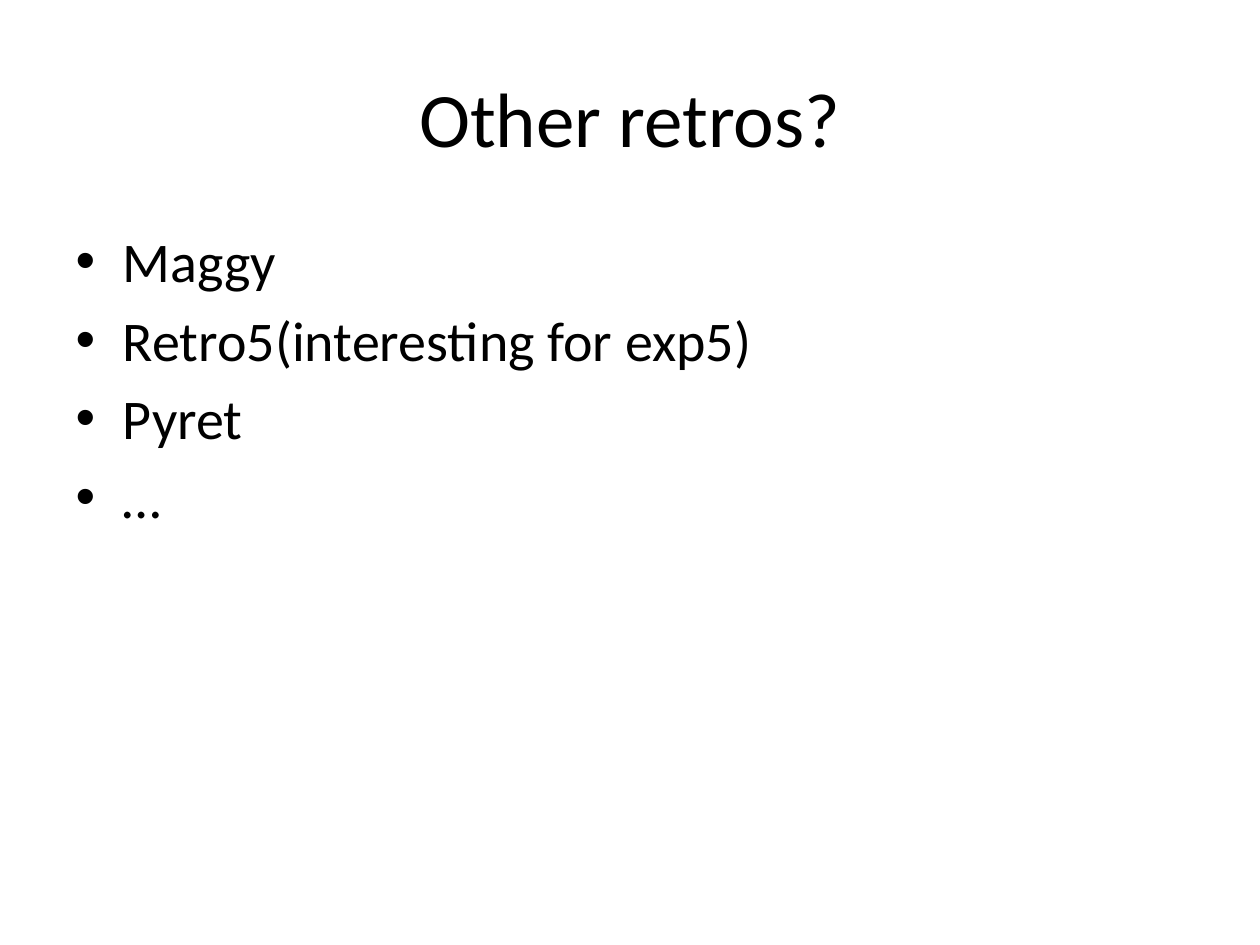
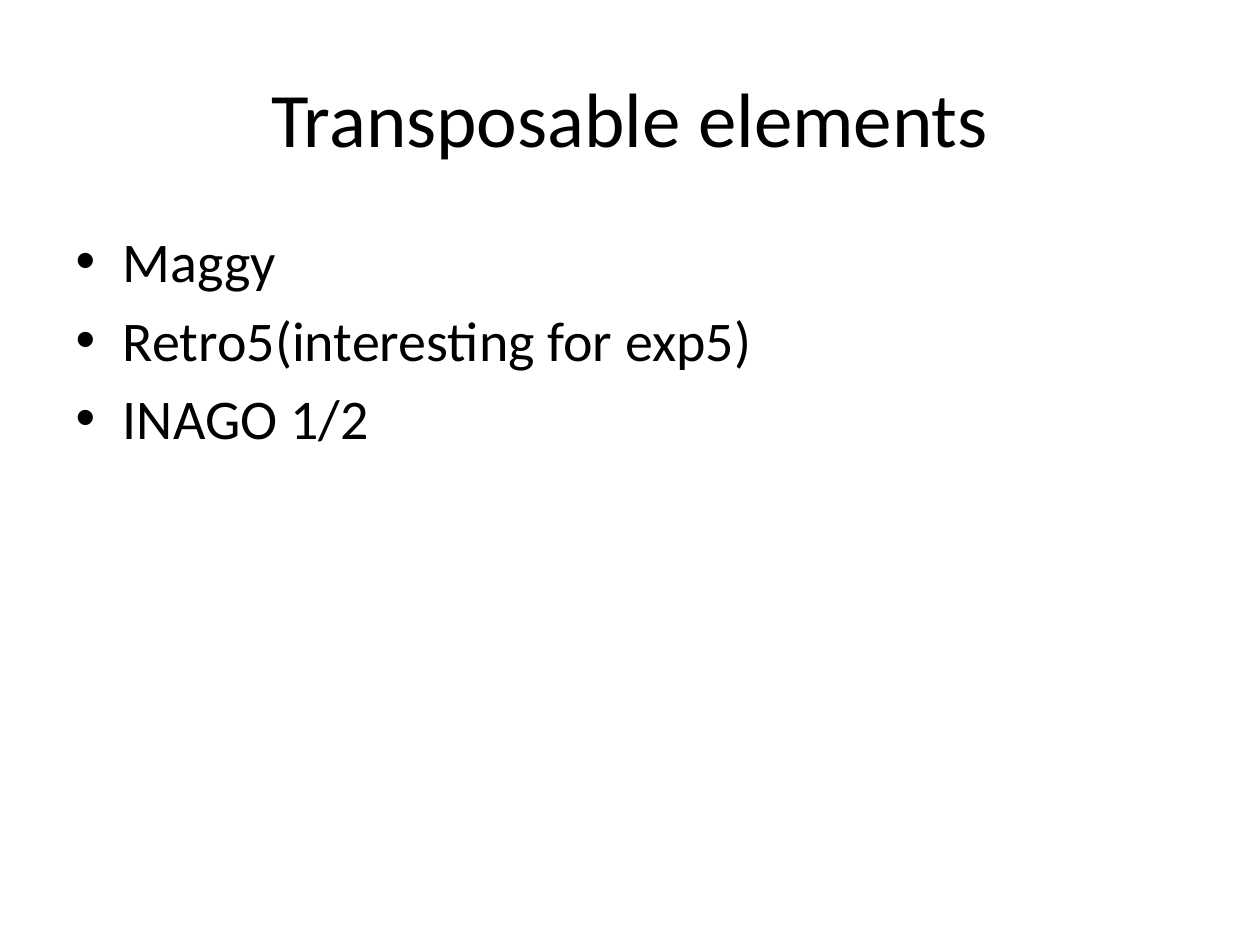
Before and after one commit to wilkinsonlab/m-oryzae-polya, a slide deck: slide 58 of doc/small/small_presentation.pptx (slide 56 before the commit). Drawn at 1260x945 pixels with LibreOffice and Linux fonts; fonts in the diff are those of the drawing. Boxes give left, top, right and bottom in pixels: in the first picture for what was removed or moved away, otherwise in the second. Text is boxed around its words. In the diff, an @@ line names an element or a change of style, - is before the commit and + after.

```diff
--- a/doc/small/small_presentation.pptx
+++ b/doc/small/small_presentation.pptx
@@ title at <box>271,93,988,160</box>: text changed @@
-Other retros?
+Transposable elements
@@ text at <box>123,400,368,442</box>: text changed @@
-• Pyret
-• …
+• INAGO 1/2
```
Also in this commit, not shown: 5 other slides changed, 3 slides added, 1 slide removed, 4 other files.
